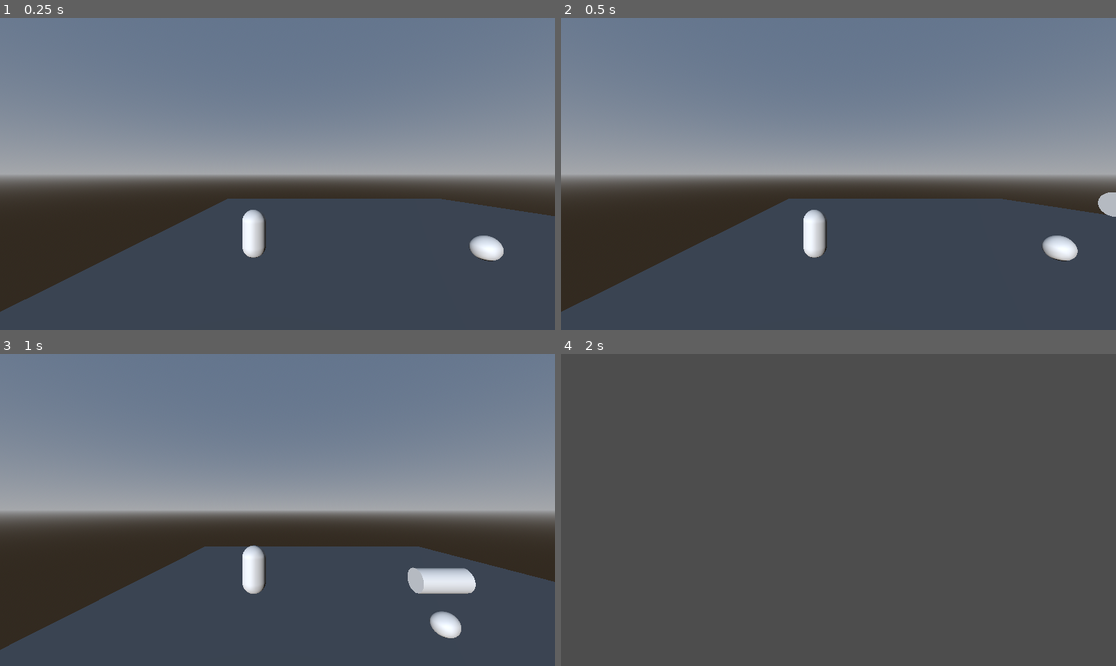
Above: before the commit, frames 1-4 (two rows, left to right).
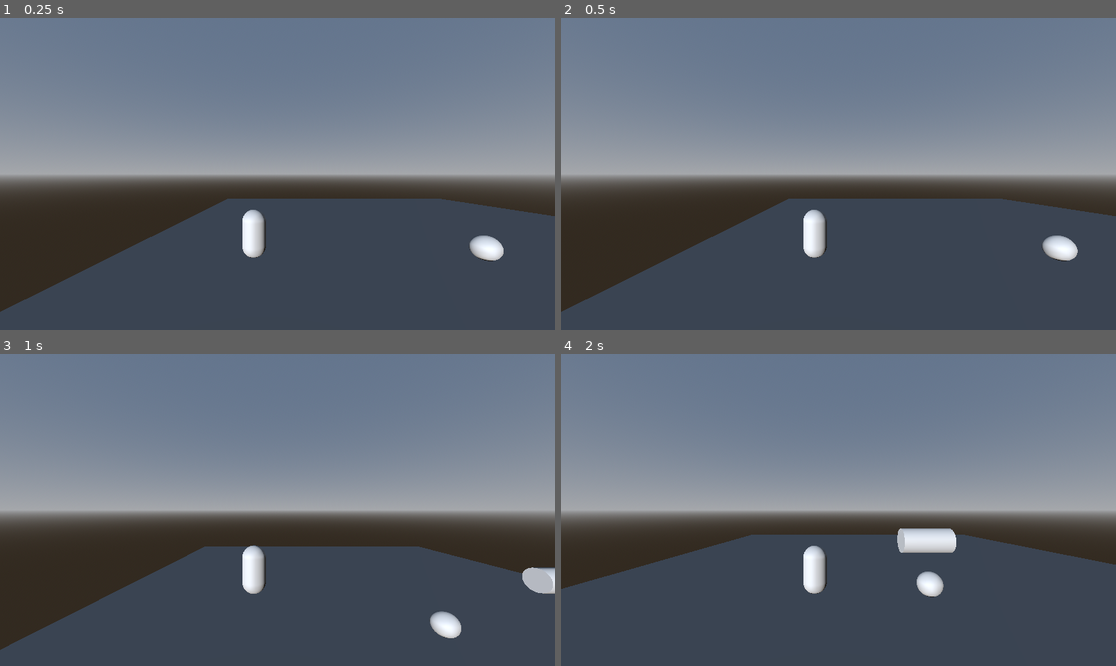
Above: after the commit, the same moments.

Repository: A-CheshireCat/the-switcher-iii
Game: Godot game, scene res://scenes/world.tscn
Same seed, same stepped clock (60 frames per second), same inputs: the game is played once before the commit and once after it.
Inputs:
- Up to frame 1 (0.25 s): no input
- Up to frame 2 (0.5 s): no input
- Up to frame 3 (1 s): hold D (move_right) from 0.53 s (still down); tap 1 (mask1) at 0.6 s; tap Space (jump) at 0.77 s
- Up to frame 4 (2 s): release D (move_right) at 1.28 s; hold Down (ui_down) from 1.28 s (still down); tap 2 (mask2) at 1.35 s; tap Space (jump) at 1.52 s

Frame 1 is identical in both runs. In frame 2, 0.2% of the frame differs, in the area x 96-100%, y 55-64%; in frame 3, 1.4%; in frame 4, 61%, in the area x 0-100%, y 0-78%.

Commit message:
trigger the spike
Spike trigger

Diff:
--- a/scenes/world.tscn
+++ b/scenes/world.tscn
@@ -17,6 +17,10 @@
 [sub_resource type="Environment" id="Environment_4wyf3"]
 background_mode = 2
 sky = SubResource("Sky_rwgxs")
+
+[sub_resource type="CylinderShape3D" id="CylinderShape3D_k0juu"]
+height = 0.3
+radius = 1.0
 
 [node name="World" type="Node3D" unique_id=627132778]
 script = ExtResource("1_4wyf3")
@@ -50,4 +54,13 @@
 [node name="Spike" parent="." unique_id=32948582 instance=ExtResource("4_k0juu")]
 transform = Transform3D(-4.371139e-08, -1, 0, 1, -4.371139e-08, 0, 0, 0, 1, 6.8526545, 2.692606, 5.105642)
 
+[node name="SpikeLauncher" type="Area3D" parent="." unique_id=1178328641]
+transform = Transform3D(1, 0, 0, 0, 1, 0, 0, 0, 1, -3.8697276, 1.7337029, 5.064924)
+monitorable = false
+
+[node name="CollisionShape3D" type="CollisionShape3D" parent="SpikeLauncher" unique_id=733398018]
+transform = Transform3D(-4.371139e-08, -1, 0, 1, -4.371139e-08, 0, 0, 0, 1, 0, 0, 0)
+shape = SubResource("CylinderShape3D_k0juu")
+
 [connection signal="hit" from="Player" to="." method="_on_player_hit"]
+[connection signal="body_entered" from="SpikeLauncher" to="Spike" method="_on_spike_launcher_body_entered"]
--- a/spike.gd
+++ b/spike.gd
@@ -1,14 +1,17 @@
 extends RigidBody3D
-
 var SPEED = 0
 
 # Called when the node enters the scene tree for the first time.
 func _ready() -> void:
 	# put SPEED with minus so the spike goes left
-	SPEED = -5
+	SPEED = 0
 
 
 
 # Called every frame. 'delta' is the elapsed time since the previous frame.
 func _process(delta: float) -> void:
 	position.x += SPEED * delta
+
+
+func _on_spike_launcher_body_entered(body: Node3D) -> void:
+	SPEED=-10
